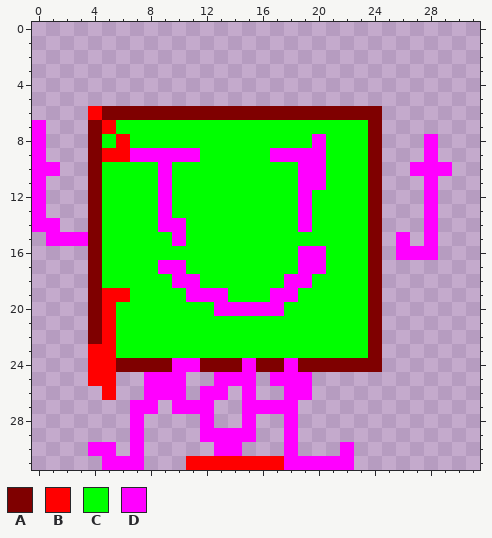
Two versions of one pixel-art sprite, Project1.gmx/sprites/images/spr_nuttz_0.png. That is the earlier state.
The file is 32x32 pixels.
Palette (. is transparent): A #7f0000  B #ff0000  C #00ff00  D #ff00ff
Pixels before, first column x 0:
 6 ....BAAAAAAAAAAAAAAAAAAAA.....
 7 D...ABCCCCCCCCCCCCCCCCCCA.....
 8 D...ACBCCCCCCCCCCCCCDCCCA...D.
 9 D...ABBDDDDDCCCCCDDDDCCCA...D.
10 DD..ACCCCDCCCCCCCCCDDCCCA..DDD
11 D...ACCCCDCCCCCCCCCDDCCCA...D.
12 D...ACCCCDCCCCCCCCCDCCCCA...D.
13 D...ACCCCDCCCCCCCCCDCCCCA...D.
14 DD..ACCCCDDCCCCCCCCDCCCCA...D.
15 .DDDACCCCCDCCCCCCCCCCCCCA.D.D.
16 ....ACCCCCCCCCCCCCCDDCCCA.DDD.
17 ....ACCCCDDCCCCCCCCDDCCCA.....
18 ....ACCCCCDDCCCCCCDDCCCCA.....
19 ....ABBCCCCDDDCCCDDCCCCCA.....
20 ....ABCCCCCCCDDDDDCCCCCCA.....
21 ....ABCCCCCCCCCCCCCCCCCCA.....
22 ....ABCCCCCCCCCCCCCCCCCCA.....
23 ....BBCCCCCCCCCCCCCCCCCCA.....
24 ....BBAAAADDAAADAADAAAAAA.....
25 ....BB..DDD..DDD.DDD..........
26 .....B..DDD.DD.D..DD..........
27 .......DD.DDD..DDDD...........
28 .......D....D..D..D...........
29 .......D....DDDD..D...........
30 ....DD.D.....DD...D...D.......
31 .....DDD...BBBBBBBDDDDD.......
After:
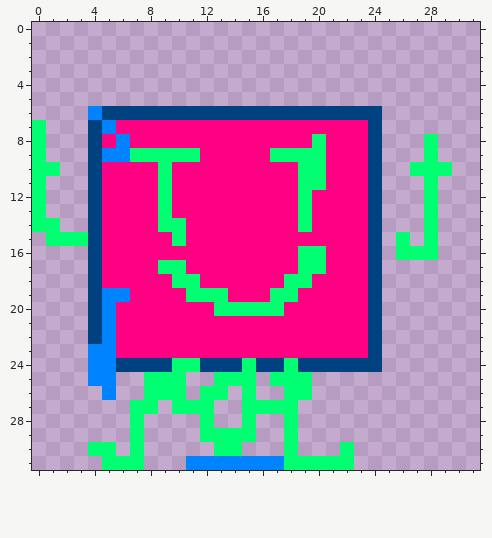
Difference:
colour A: #7f0000 -> #00417f
colour B: #ff0000 -> #0083ff
colour C: #00ff00 -> #ff0083
colour D: #ff00ff -> #00ff71
Changed places in both pictures, as pixel boxes (x1, y1, x2, y2):
changed: (32, 106, 452, 470)
